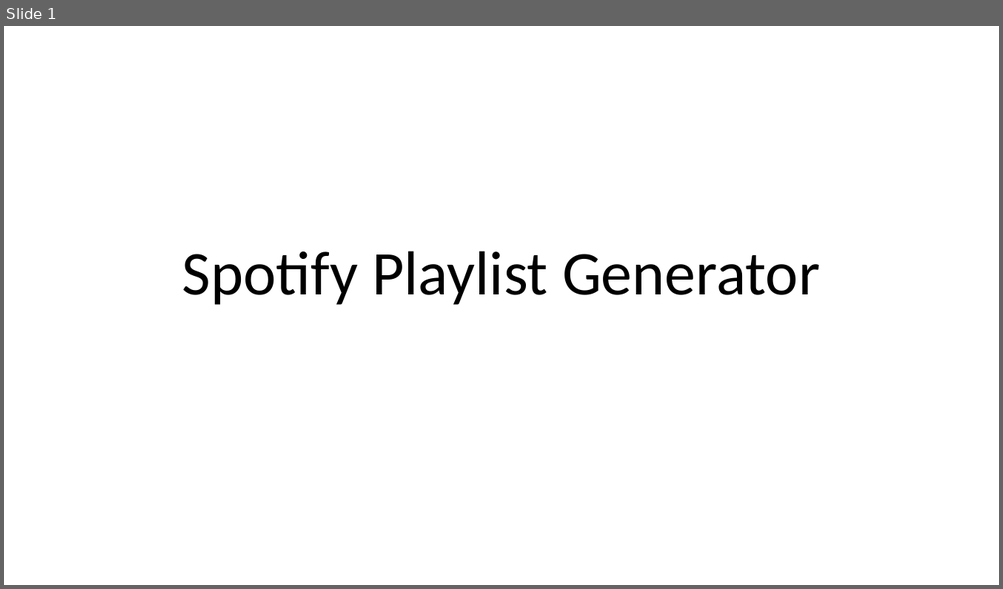
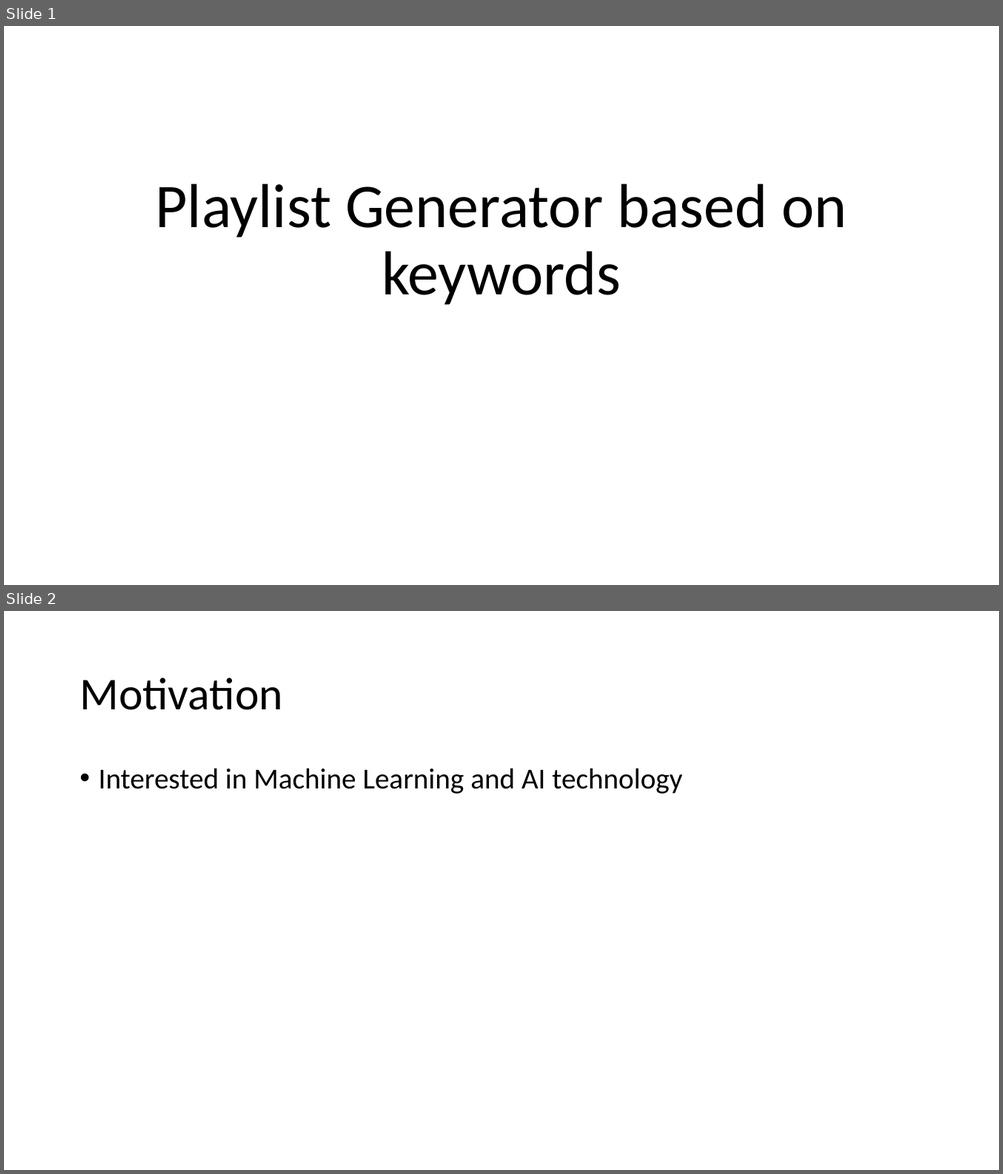
Before and after one commit to Yufei0523/322, a slide deck: Plan presentation.pptx. Shown one above the other, each under a label of ours: slide 1 before the commit, slides 1 and 2 after it. The pictures are 1003x589 and 1003x1174 pixels, drawn with LibreOffice and Linux fonts; fonts in the diff are those of the drawing. Boxes give left, top, right and bottom in pixels: in the first picture for what was removed or moved away, otherwise in the second. Text is boxed around its words. In the diff, an @@ line names an element or a change of style, - is before the commit and + after.

```diff
--- a/Plan presentation.pptx
+++ b/Plan presentation.pptx
@@ slide 2 added at box(4, 611, 999, 1170), background #FFFFFF @@
@@ title added at box(79, 678, 282, 710), 44 pt, text #000000 @@
+Motivation
@@ text added at box(99, 768, 682, 794), 28 pt, text #000000 @@
+• Interested in Machine Learning and AI technology
@@ slide 1 changed as well @@
@@ title at box(155, 184, 846, 305): text changed @@
-Spotify Playlist Generator
+Playlist Generator based on keywords
```
Also in this commit, not shown: 2 other slides changed, 1 slide removed, 1 other file.
